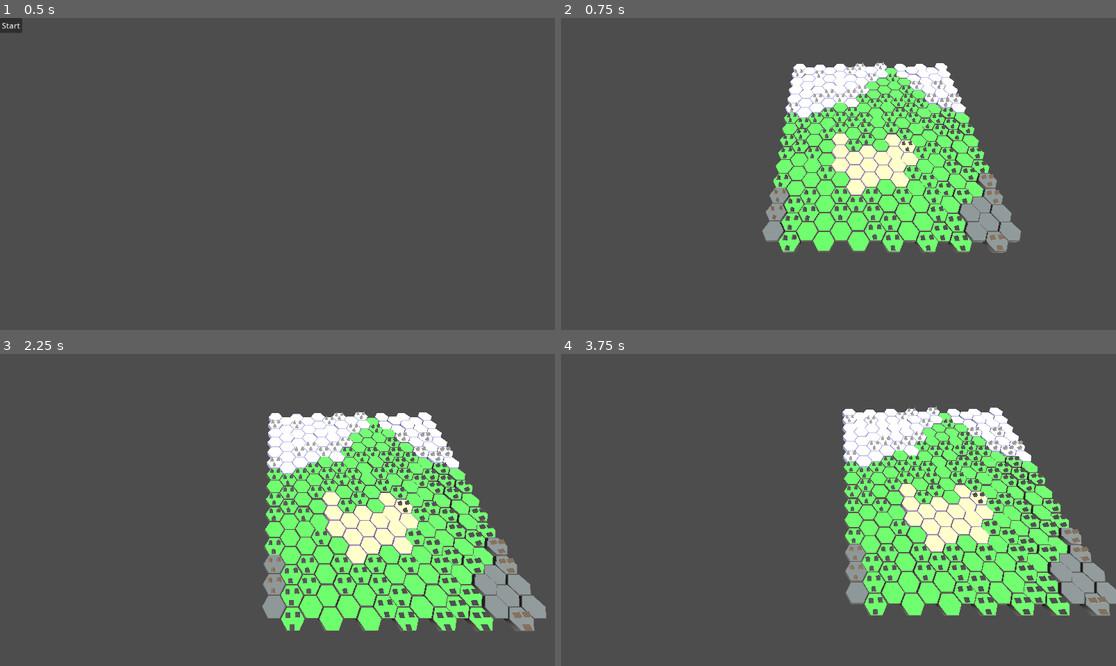
Above: before the commit, frames 1-4 (two rows, left to right).
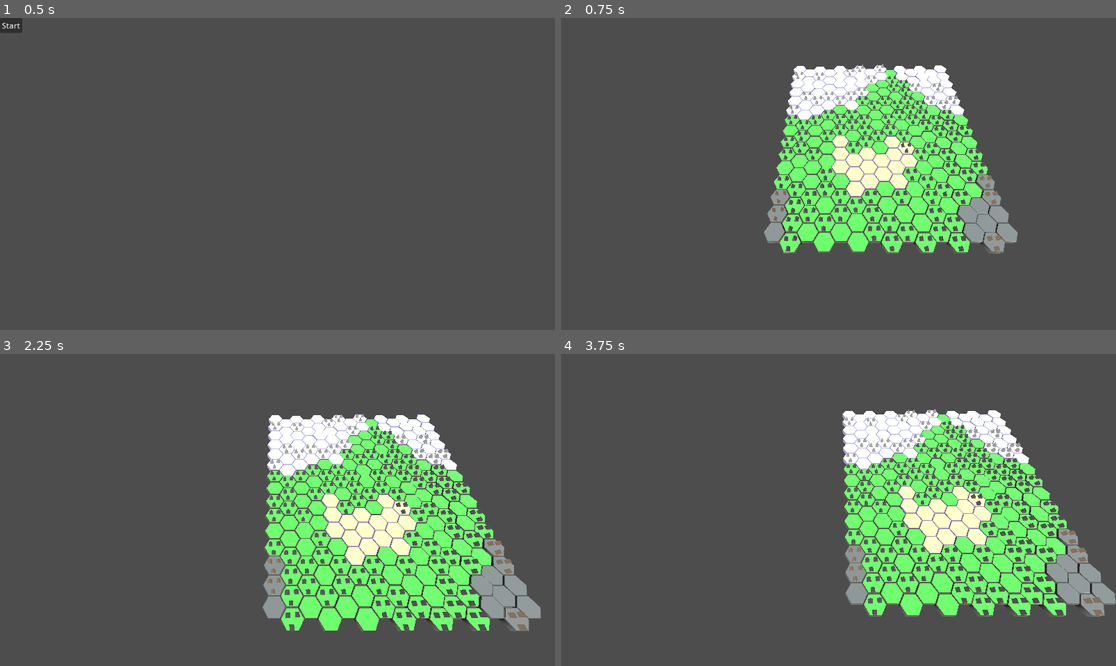
Above: after the commit, the same moments.

Repository: STORM-33/elemental-conquest
Game: Godot game, scene res://scenes/main_menu/main_menu.tscn
Two runs of this game, one before a commit and one after it. Both use one fixed random seed, a clock stepped at 60 frames per second and the inputs below.
Inputs (mouse positions are in pixels of both pictures, inside the frame that each line leads up to):
- Up to frame 1 (0.5 s): no input
- Up to frame 2 (0.75 s): click "Start" at 0.5 s
- Up to frame 3 (2.25 s): tap Enter at 1.25 s; move the mouse to (399, 494) at 1.27 s; click (399, 494) at 1.42 s; tap Space at 2 s; drag from (166, 525) to (249, 572) at 2.02 s
- Up to frame 4 (3.75 s): tap Enter at 2.75 s; move the mouse to (894, 441) at 2.77 s; click (894, 441) at 2.92 s; tap Space at 3.5 s; drag from (810, 572) to (672, 463) at 3.52 s

Frame 1 is identical in both runs. In frame 2, 7.4% of the frame differs, in the area x 36-83%, y 14-76%; in frame 3, 9.4%, in the area x 47-99%, y 18-89%; in frame 4, 9.3%.

Commit message:
Update map_gen.gd

Diff:
--- a/scenes/map_gen/map_gen.gd
+++ b/scenes/map_gen/map_gen.gd
@@ -58,7 +58,7 @@
 
 # Elevation parameters
 @export var elevation_levels := 10  # Number of distinct elevation levels
-@export var elevation_per_level := 0.07  # Height increase per elevation level
+@export var elevation_per_level := 0.04  # Height increase per elevation level
 @export var elevation_noise_frequency := 0.1  # Controls how smooth or rough the elevation changes are
 
 # Biome distribution parameters
